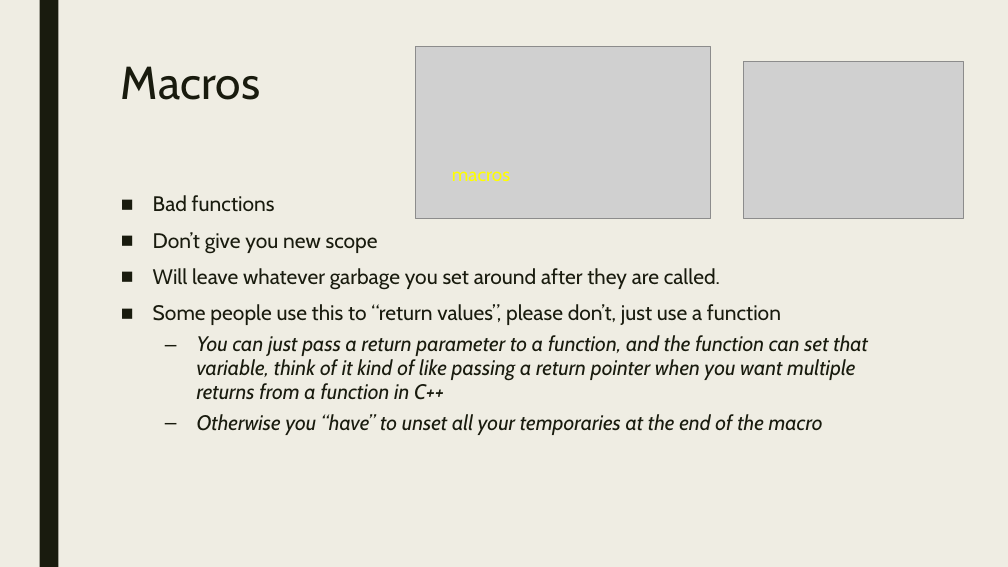
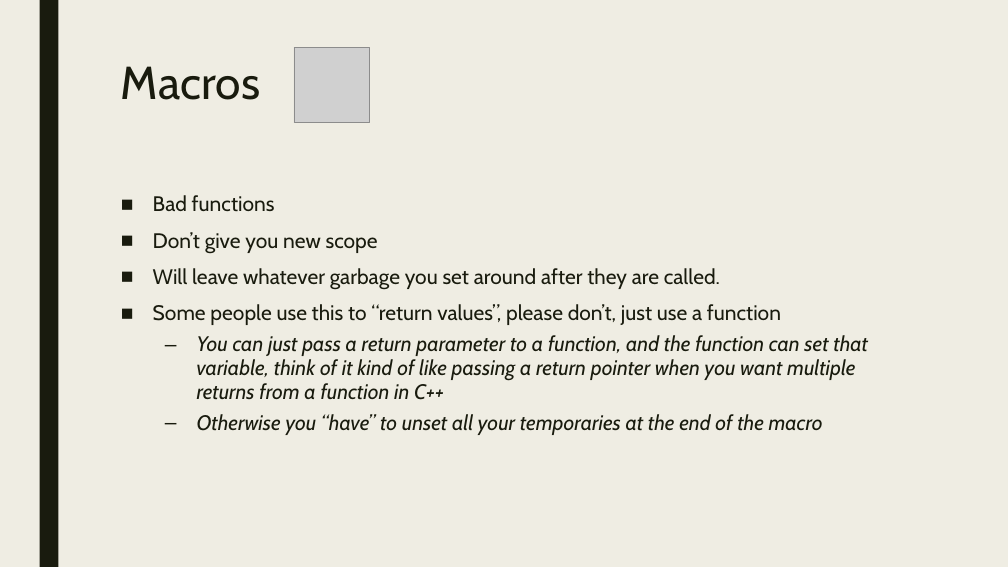
Before and after one commit to playmer/CMakePresentation, a slide deck: slide 17 of PreBuild Systems.pptx. Drawn at 1008x567 pixels with LibreOffice and Linux fonts; fonts in the diff are those of the drawing; grey boxes stand for pictures. Boxes give left, top, right and bottom in pixels: in the first picture for what was removed or moved away, otherwise in the second. Text is boxed around its words. In the diff, an @@ line names an element or a change of style, - is before the commit and + after.

```diff
--- a/PreBuild Systems.pptx
+++ b/PreBuild Systems.pptx
@@ picture added at [294, 47, 370, 123] @@
@@ picture removed at [416, 46, 711, 219] @@
@@ picture removed at [743, 61, 964, 219] @@
@@ text removed at [452, 171, 510, 181] @@
-macros
```
Also in this commit, not shown: 12 other slides changed.
